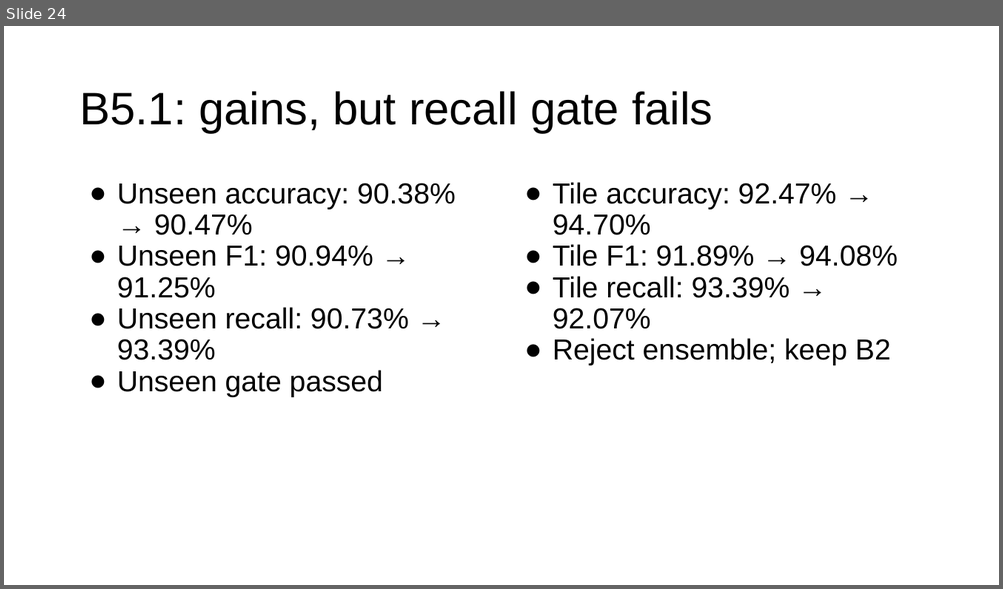
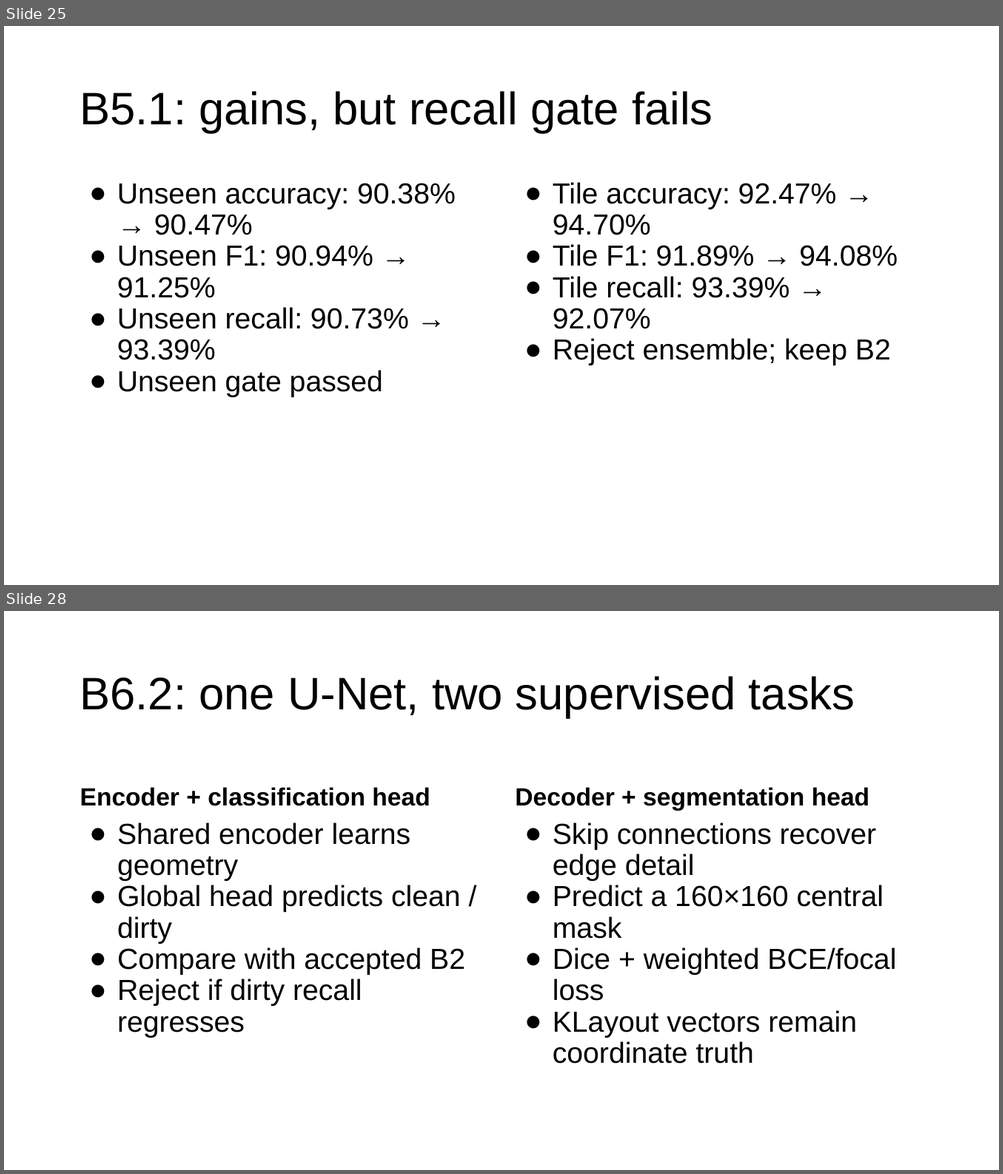
Before and after one commit to nocleo/ADVLSI2_Project_updated, a slide deck: presentation/ADVLSI2_DRC_CNN_Project_Progress.pptx. Shown one above the other, each under a label of ours: slide 24 before the commit, slides 25 and 28 after it; the slides between them are not shown. The pictures are 1003x589 and 1003x1174 pixels, drawn with LibreOffice and Linux fonts; fonts in the diff are those of the drawing. Boxes give left, top, right and bottom in pixels: in the first picture for what was removed or moved away, otherwise in the second. Text is boxed around its words. In the diff, an @@ line names an element or a change of style, - is before the commit and + after.

```diff
--- a/presentation/ADVLSI2_DRC_CNN_Project_Progress.pptx
+++ b/presentation/ADVLSI2_DRC_CNN_Project_Progress.pptx
@@ slide 28 added at (4,611,999,1170), background #FFFFFF @@
@@ title added at (80,676,855,718), 44 pt, text #000000 @@
+B6.2: one U-Net, two supervised tasks
@@ text added at (80,787,430,806), 24 pt, text #000000, bold @@
+Encoder + classification head
@@ text added at (515,787,869,811), 24 pt, text #000000, bold @@
+Decoder + segmentation head
@@ text added at (117,823,465,1038), 28 pt, text #000000 @@
+● Shared encoder learns geometry
+● Global head predicts clean / dirty
+● Compare with accepted B2
+● Reject if dirty recall regresses
@@ text added at (552,823,896,1064), 28 pt, text #000000 @@
+● Skip connections recover edge detail
+● Predict a 160×160 central mask
+● Dice + weighted BCE/focal loss
+● KLayout vectors remain coordinate truth
@@ what was slide 24 is now slide 25 @@
```
Also in this commit, not shown: 4 slides changed, 3 other slides added, 1 other file.
